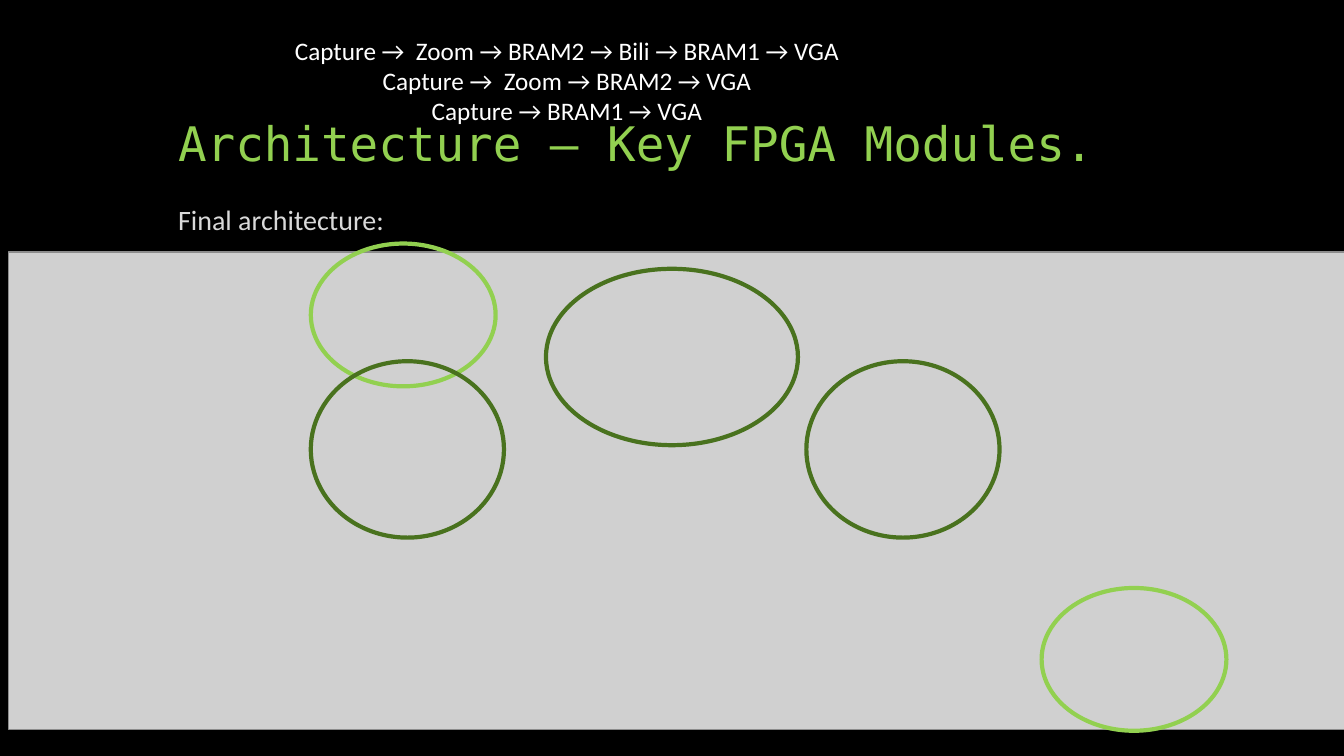
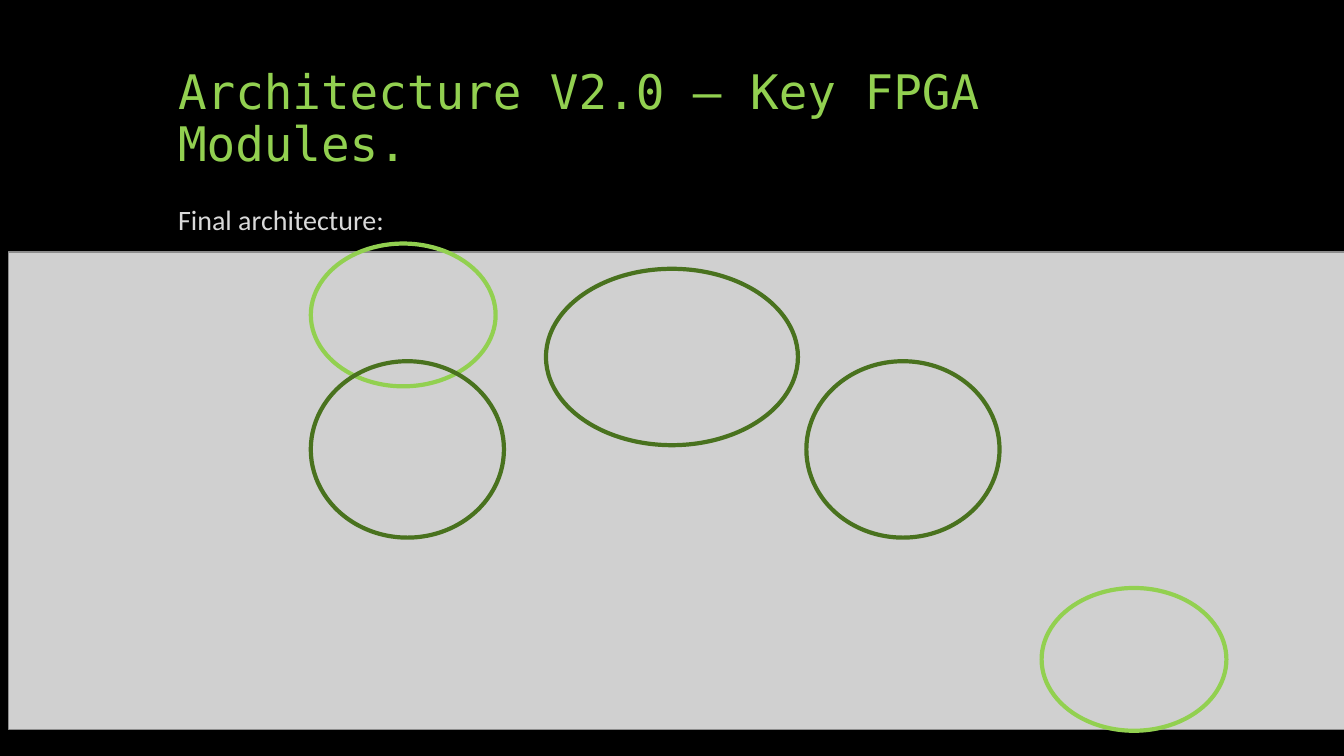
Before and after one commit to idowein/FPGA-image-interpolator, a slide deck: slide 7 of datasheets/Digital Zoom presentation.pptx (slide 6 before the commit). Drawn at 1344x756 pixels with LibreOffice and Linux fonts; fonts in the diff are those of the drawing; grey boxes stand for pictures. Boxes give left, top, right and bottom in pixels: in the first picture for what was removed or moved away, otherwise in the second. Text is boxed around its words. In the diff, an @@ line names an element or a change of style, - is before the commit and + after.

Commit message:
Digital Zoom presentation - v4.0

```diff
--- a/datasheets/Digital Zoom presentation.pptx
+++ b/datasheets/Digital Zoom presentation.pptx
@@ text removed at bbox=[295, 42, 838, 127] @@
-Capture → Zoom → BRAM2 → Bili → BRAM1 → VGA
-Capture → Zoom → BRAM2 → VGA
-Capture → BRAM1 → VGA
@@ title at bbox=[178, 73, 979, 162]: text changed @@
-Architecture – Key FPGA Modules.
+Architecture V2.0 – Key FPGA Modules.
```
Also in this commit, not shown: 5 other slides changed, 3 slides added, 2 slides removed.
